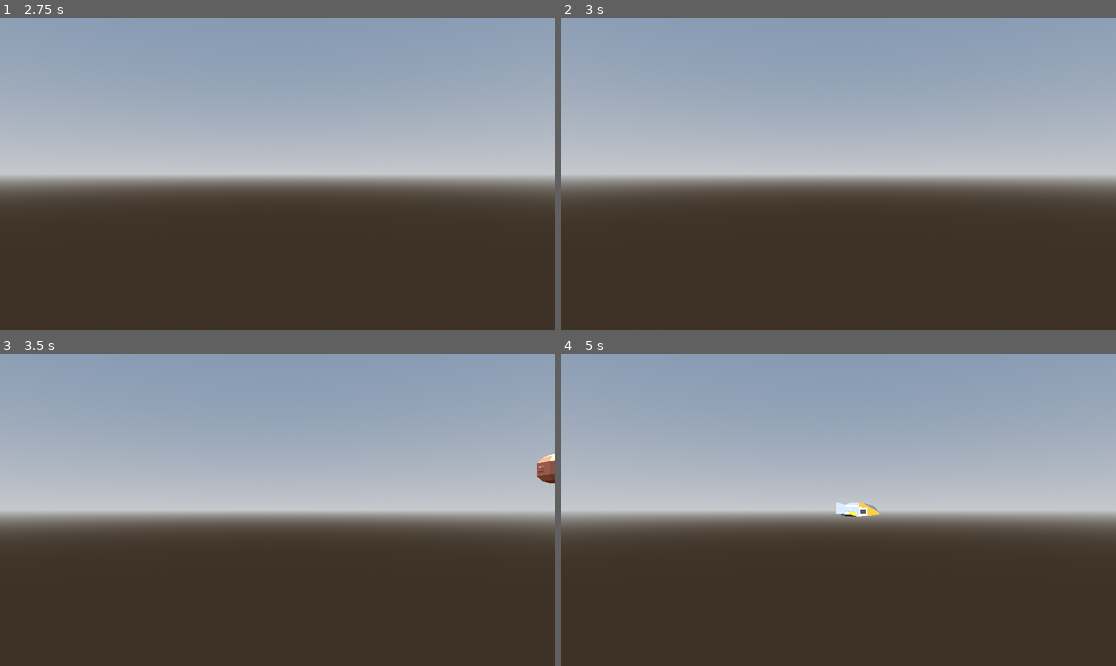
Above: before the commit, frames 1-4 (two rows, left to right).
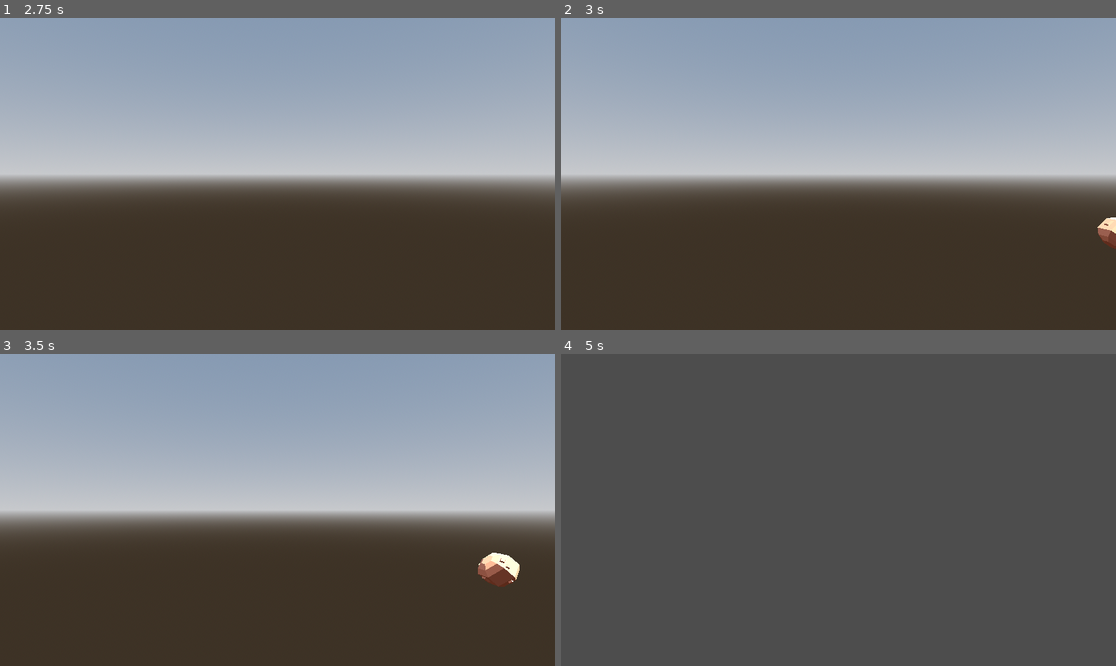
Above: after the commit, the same moments.

Repository: thomz2/smd-space-shooter
Game: Godot game, scene res://scenes/map/test_infinity.tscn
Same seed, same stepped clock (60 frames per second), same inputs: the game is played once before the commit and once after it. This scene is started directly instead of the project's main scene.
Inputs:
- Up to frame 1 (2.75 s): tap Enter at 0.5 s; hold Right (ui_right) 0.53-1.28 s; tap X (dodge) at 0.6, 2.1 s; hold Down (ui_down) 1.28-2.03 s; tap Z (shoot) at 1.35 s; hold Right (ui_right) from 2.03 s (still down)
- Up to frame 2 (3 s): tap Space at 2.75 s; release Right (ui_right) at 2.78 s; hold Up (ui_up) from 2.78 s (still down); tap Z (shoot) at 2.85 s
- Up to frame 3 (3.5 s): keep holding Up (ui_up)
- Up to frame 4 (5 s): release Up (ui_up) at 3.53 s; hold Left (ui_left) from 3.53 s (still down); tap X (dodge) at 3.6 s; tap Z (shoot) at 4.35 s

Frame 1 is identical in both runs. In frame 2, 0.2% of the frame differs, in the area x 96-100%, y 63-74%; in frame 3, 0.9%; in frame 4, 96%, in the area x 0-100%, y 0-100%.

Commit message:
bug fixes

Diff:
--- a/scenes/enemies/asteroid.gd
+++ b/scenes/enemies/asteroid.gd
@@ -3,8 +3,11 @@
 @export var min_size: float = 0.5
 @export var max_size: float = 2.0
 
+@onready var model : Node3D = $Model
+
 func _physics_process(delta: float) -> void:
 	velocity = global_basis.z * 3.0
+	model.rotate_x(deg_to_rad(180) * delta)
 	move_and_slide()
 
 func change_to_random_size() -> void:
--- a/scenes/enemies/asteroid.tscn
+++ b/scenes/enemies/asteroid.tscn
@@ -19,10 +19,6 @@
 [node name="CollisionShape3D" type="CollisionShape3D" parent="."]
 shape = SubResource("SphereShape3D_5f4vk")
 
-[node name="MeteorDetailed" type="MeshInstance3D" parent="."]
-transform = Transform3D(1, 0, 0, 0, 1, 0, 0, 0, 1, 0, -0.357863, 0)
-mesh = ExtResource("2_npsw0")
-
 [node name="Hitbox3D" type="Area3D" parent="."]
 collision_layer = 0
 collision_mask = 2
@@ -32,3 +28,10 @@
 
 [node name="CollisionShape3D" type="CollisionShape3D" parent="Hitbox3D"]
 shape = SubResource("SphereShape3D_qx7nk")
+
+[node name="Model" type="Node3D" parent="."]
+
+[node name="MeteorDetailed" type="MeshInstance3D" parent="Model"]
+transform = Transform3D(1, 0, 0, 0, 1, 0, 0, 0, 1, 0, -0.357863, 0)
+mesh = ExtResource("2_npsw0")
+skeleton = NodePath("../..")
--- a/scenes/map/spawner.gd
+++ b/scenes/map/spawner.gd
@@ -42,12 +42,12 @@
   #then make a random number in that range
   var rand_num = rand.randi_range(0,spawn_length)
   #We use that number to randomly select a spawner node position to use
-  var spawn_postion = self.get_child(rand_num).position
+  var spawn_postion = self.get_child(rand_num).global_position
   #we add the monster as a child of the level
   #We set the monsters position to the spawn location
-  m.position = spawn_postion
+  get_tree().current_scene.add_child(m)
+  m.global_position = spawn_postion
   m.killed.connect(enemy_death)
-  add_child(m)
   #This is just a fast way to create a timer similar to wait in python
   await get_tree().create_timer(0.1).timeout
 
--- a/scenes/map/test_map.tscn
+++ b/scenes/map/test_map.tscn
@@ -57,3 +57,4 @@
 
 [node name="GenericBullet" parent="." instance=ExtResource("4_b26ht")]
 transform = Transform3D(1, 0, 0, 0, 1, 0, 0, 0, 1, 0, 0, -1.47924)
+collision_layer = 0
--- a/scenes/player/player.gd
+++ b/scenes/player/player.gd
@@ -24,7 +24,7 @@
 @export var packed_bullet : PackedScene
 #TODO: move this to separate PlayerShooter node
 
-@export var fire_rate = 0.2
+@export var fire_rate = 0.05
 var can_shoot : bool = true
 
 @onready var model = $Model
--- a/scripts/combat/bullet_3d.gd
+++ b/scripts/combat/bullet_3d.gd
@@ -5,8 +5,6 @@
 ## A bullet that always flies forwards, towards negative Z.
 ## It does not use any collisions.
 ## To damage targets, add a child Hitbox3D.
-
-
 
 ## The speed this bullet has when created (can be changed later)
 @export var initial_speed := 50.0
@@ -18,9 +16,6 @@
 
 ## For connecting signals automatically
 @export var main_hitbox : Hitbox3D = null
-
-
-
 
 ## Runs when this bullet's hitbox collides with something. Override this if you want to play an animation when this is destroyed.
 func destroy() -> void:
